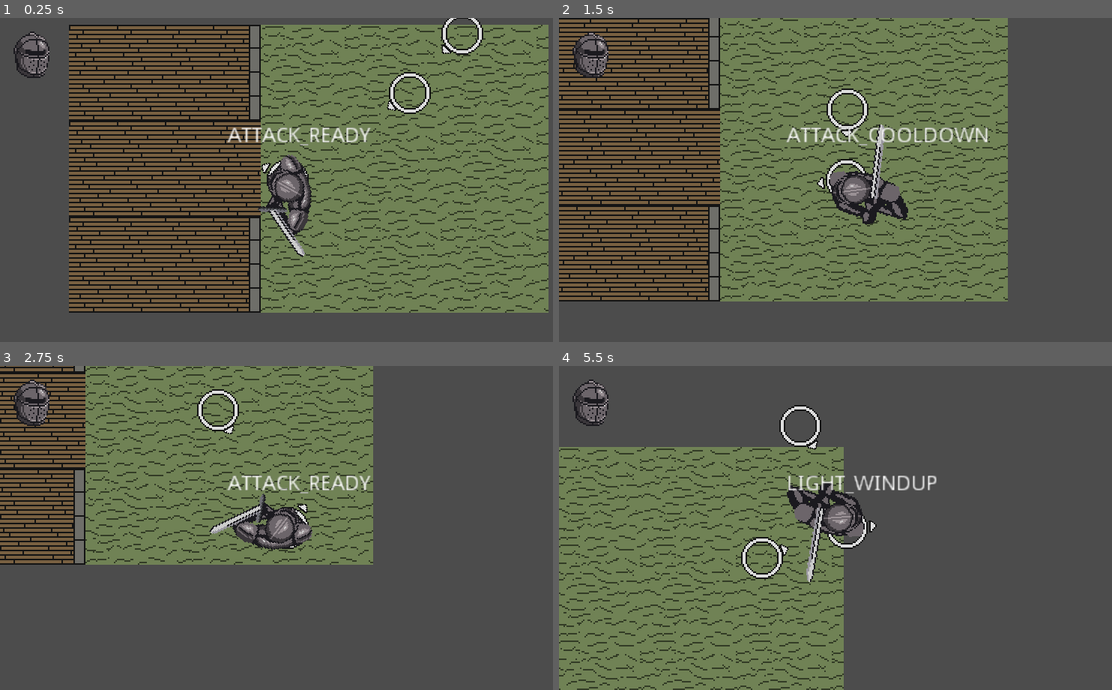
Above: before the commit, frames 1-4 (two rows, left to right).
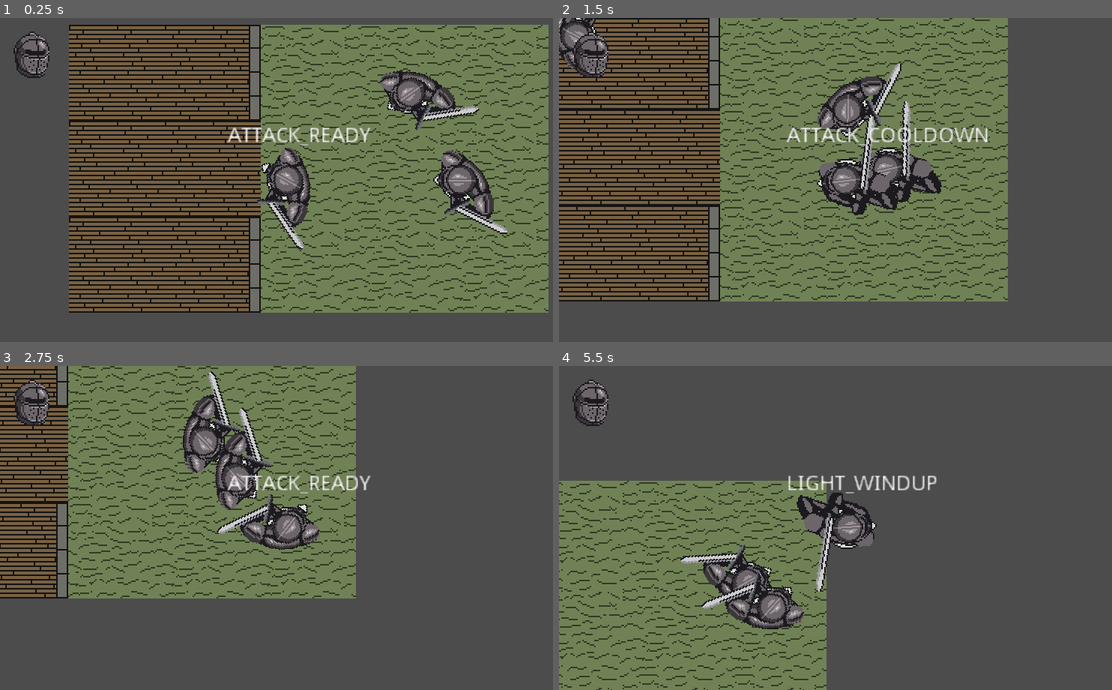
Above: after the commit, the same moments.

Repository: BGuerrero825/Slasher
Game: Godot game, scene res://Base.tscn
Two runs of this game, one before a commit and one after it. Both use one fixed random seed, a clock stepped at 60 frames per second and the inputs below.
Inputs (mouse positions are in pixels of both pictures, inside the frame that each line leads up to):
- Up to frame 1 (0.25 s): no input
- Up to frame 2 (1.5 s): move the mouse to (973, 163) at 0.52 s; hold D (move_right) 0.53-1.28 s; tap 5 (5, bound only after the commit) at 0.6 s; move the mouse to (730, 196) at 1.27 s; hold S (move_down) from 1.28 s (still down); click (730, 196) at 1.35 s
- Up to frame 3 (2.75 s): tap 5 (5, bound only after the commit) at 1.55, 2.3 s; move the mouse to (342, 456) at 2.02 s; release S (move_down) at 2.03 s; hold D (move_right) from 2.03 s (still down); right-click (342, 456) at 2.1 s
- Up to frame 4 (5.5 s): move the mouse to (818, 592) at 2.77 s; release D (move_right) at 2.78 s; hold Up (move_up) 2.78-3.53 s; tap Space (dodge) at 2.85 s; tap 5 (5, bound only after the commit) at 3.05, 3.6, 4.35, 5.3 s; move the mouse to (1017, 576) at 3.52 s; hold A (move_left) 3.53-5.03 s; move the mouse to (675, 479) at 4.27 s; move the mouse to (874, 528) at 5.02 s; press the mouse at (874, 528) at 5.03 s; hold S (move_down) from 5.03 s (still down)

The runs differ from the first frame. In frame 1, 4.8% of the frame differs, in the area x 46-92%, y 0-74%; in frame 2, 5.2%; in frame 3, 24%, in the area x 0-68%, y 0-72%; in frame 4, 18%.

Commit message:
rigged animation, added spawn button

Diff:
--- a/Base.tscn
+++ b/Base.tscn
@@ -14,9 +14,6 @@
 
 [node name="npc" parent="." instance=ExtResource( 2 )]
 position = Vector2( 213.482, 35.2271 )
-
-[node name="npc2" parent="." instance=ExtResource( 2 )]
-position = Vector2( 248, 96 )
 
 [node name="npc2" parent="." instance=ExtResource( 2 )]
 position = Vector2( 248, 96 )
--- a/code/player.gd
+++ b/code/player.gd
@@ -1,6 +1,6 @@
 extends KinematicBody2D
 
-
+const NEW_NPC = preload("res://objects/npc.tscn")
 export var player_health = 40
 
 #movement constants
@@ -50,7 +50,6 @@
 
 func _ready():
 	$"/root/Global".register_player(self)
-#	animation.play("Idle")
 
 func _process(delta):
 
@@ -58,6 +57,7 @@
 	match current_state:
 		ATTACK_READY:
 			$debug_state.text = 'ATTACK_READY'
+			animation.play("Idle")
 			if Input.is_action_pressed("attack"):
 				current_state = LIGHT_WINDUP
 				# start light to heavy attack transition timer
@@ -115,7 +115,7 @@
 
 		DODGE:
 			$debug_state.text = 'DODGE'
-
+			animation.play("Dodge")
 			if dodge_allowed:
 				velocity = velocity.normalized() * DODGE_IMPULSE * delta
 
@@ -127,6 +127,10 @@
 			if not $dodge_cooldown_timer.time_left > 0:
 				$dodge_cooldown_timer.start(DODGE_COOLDOWN_TIME)
 
+
+	if Input.is_action_just_released("5"):
+		var new_NPC = NEW_NPC.instance()
+		get_tree().get_root().add_child(new_NPC)
 
 
 	# Parry allowed in following states
--- a/objects/npc.tscn
+++ b/objects/npc.tscn
@@ -5,7 +5,6 @@
 [ext_resource path="res://code/npc.gd" type="Script" id=3]
 [ext_resource path="res://code/hurtbox.gd" type="Script" id=4]
 [ext_resource path="res://art/knight.png" type="Texture" id=5]
-
 
 [sub_resource type="CircleShape2D" id=1]
 
@@ -26,7 +25,7 @@
 "times": PoolRealArray( 0, 0.1, 0.2, 0.3, 0.4, 0.5, 0.6, 0.7, 0.8 ),
 "transitions": PoolRealArray( 1, 1, 1, 1, 1, 1, 1, 1, 1 ),
 "update": 1,
-"values": [ 0, 2, 6, 7, 2, 3, 4, 5, 6 ]
+"values": [ 0, 2, 2, 2, 2, 3, 3, 7, 0 ]
 }
 tracks/1/type = "value"
 tracks/1/path = NodePath("center/hitbox/CollisionShape2D:disabled")
@@ -59,9 +58,7 @@
 [node name="character" type="Sprite" parent="center"]
 rotation = 1.5708
 texture = ExtResource( 5 )
-offset = Vector2( 3, -5 )
-vframes = 3
-hframes = 6
+hframes = 10
 
 [node name="hitbox" type="Area2D" parent="center"]
 collision_mask = 0
--- a/objects/player.tscn
+++ b/objects/player.tscn
@@ -13,6 +13,22 @@
 [sub_resource type="RectangleShape2D" id=2]
 extents = Vector2( 16, 24 )
 
+[sub_resource type="Animation" id=10]
+resource_name = "Dodge"
+step = 0.05
+tracks/0/type = "value"
+tracks/0/path = NodePath("character:frame")
+tracks/0/interp = 1
+tracks/0/loop_wrap = true
+tracks/0/imported = false
+tracks/0/enabled = true
+tracks/0/keys = {
+"times": PoolRealArray( 0, 0.25 ),
+"transitions": PoolRealArray( 1, 1 ),
+"update": 1,
+"values": [ 8, 0 ]
+}
+
 [sub_resource type="Animation" id=3]
 resource_name = "Heavy"
 length = 0.8
@@ -24,10 +40,10 @@
 tracks/0/imported = false
 tracks/0/enabled = true
 tracks/0/keys = {
-"times": PoolRealArray( 0, 0.2, 0.4, 0.6 ),
-"transitions": PoolRealArray( 1, 1, 1, 1 ),
-"update": 1,
-"values": [ 2, 8, 9, 10 ]
+"times": PoolRealArray( 0, 0.2, 0.4, 0.6, 0.8 ),
+"transitions": PoolRealArray( 1, 1, 1, 1, 1 ),
+"update": 1,
+"values": [ 5, 6, 6, 7, 0 ]
 }
 tracks/1/type = "value"
 tracks/1/path = NodePath("hitbox/CollisionShape2D:disabled")
@@ -72,7 +88,7 @@
 "times": PoolRealArray( 0.05, 0.15, 0.3, 0.4 ),
 "transitions": PoolRealArray( 1, 1, 1, 1 ),
 "update": 1,
-"values": [ 2, 3, 8, 0 ]
+"values": [ 2, 3, 3, 0 ]
 }
 tracks/1/type = "value"
 tracks/1/path = NodePath("hitbox/CollisionShape2D:disabled")
@@ -97,10 +113,10 @@
 tracks/0/imported = false
 tracks/0/enabled = true
 tracks/0/keys = {
-"times": PoolRealArray( 0, 0.3, 0.5 ),
-"transitions": PoolRealArray( 1, 1, 1 ),
-"update": 1,
-"values": [ 12, 13, 0 ]
+"times": PoolRealArray( 0, 0.5 ),
+"transitions": PoolRealArray( 1, 1 ),
+"update": 1,
+"values": [ 7, 0 ]
 }
 tracks/1/type = "value"
 tracks/1/path = NodePath("blockbox/CollisionShape2D:disabled")
@@ -140,7 +156,7 @@
 "times": PoolRealArray( 0 ),
 "transitions": PoolRealArray( 1 ),
 "update": 1,
-"values": [ 6 ]
+"values": [ 4 ]
 }
 
 [sub_resource type="CircleShape2D" id=9]
@@ -159,10 +175,10 @@
 texture = ExtResource( 2 )
 
 [node name="character" type="Sprite" parent="center"]
-position = Vector2( 8, 5 )
 rotation = 1.5708
 texture = ExtResource( 1 )
-hframes = 9
+hframes = 10
+frame = 8
 
 [node name="hitbox" type="Area2D" parent="center"]
 collision_layer = 2
@@ -184,6 +200,7 @@
 disabled = true
 
 [node name="AnimationPlayer" type="AnimationPlayer" parent="center"]
+anims/Dodge = SubResource( 10 )
 anims/Heavy = SubResource( 3 )
 anims/Idle = SubResource( 4 )
 anims/Light = SubResource( 5 )
--- a/project.godot
+++ b/project.godot
@@ -97,6 +97,11 @@
 , Object(InputEventKey,"resource_local_to_scene":false,"resource_name":"","device":0,"alt":false,"shift":false,"control":false,"meta":false,"command":false,"pressed":false,"scancode":16777237,"unicode":0,"echo":false,"script":null)
  ]
 }
+5={
+"deadzone": 0.5,
+"events": [ Object(InputEventKey,"resource_local_to_scene":false,"resource_name":"","device":0,"alt":false,"shift":false,"control":false,"meta":false,"command":false,"pressed":false,"scancode":53,"unicode":0,"echo":false,"script":null)
+ ]
+}
 
 [layer_names]
 
Binary file changed: art/knight.ase
Binary file changed: art/knight.png
Not shown: 1 places in objects/player.tscn that only renumber resources
